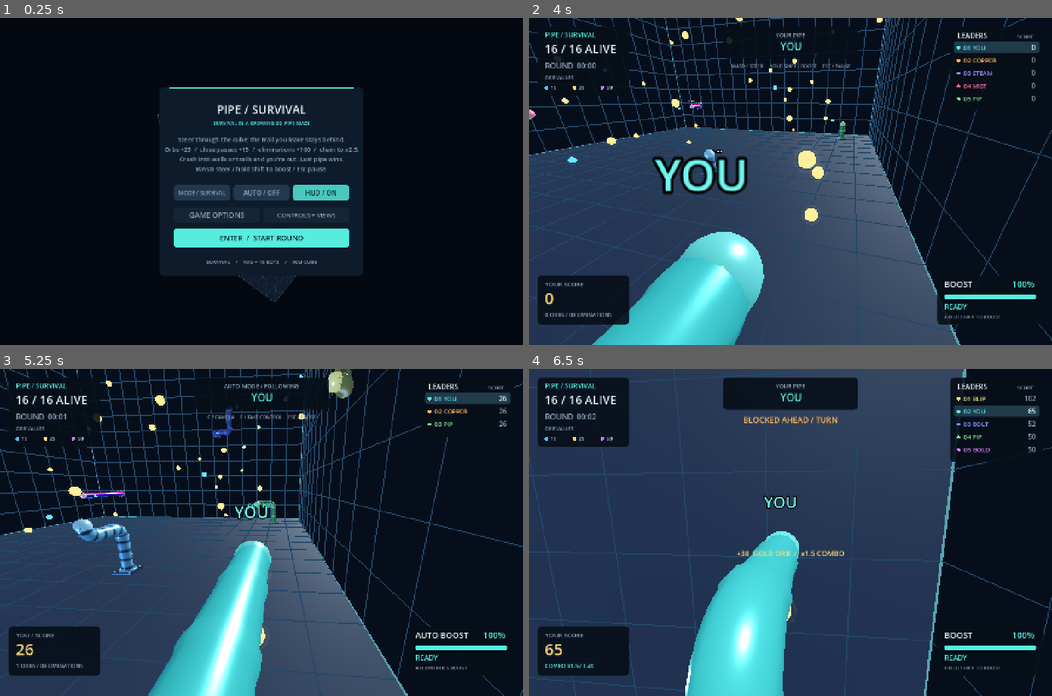
Above: before the commit, frames 1-4 (two rows, left to right).
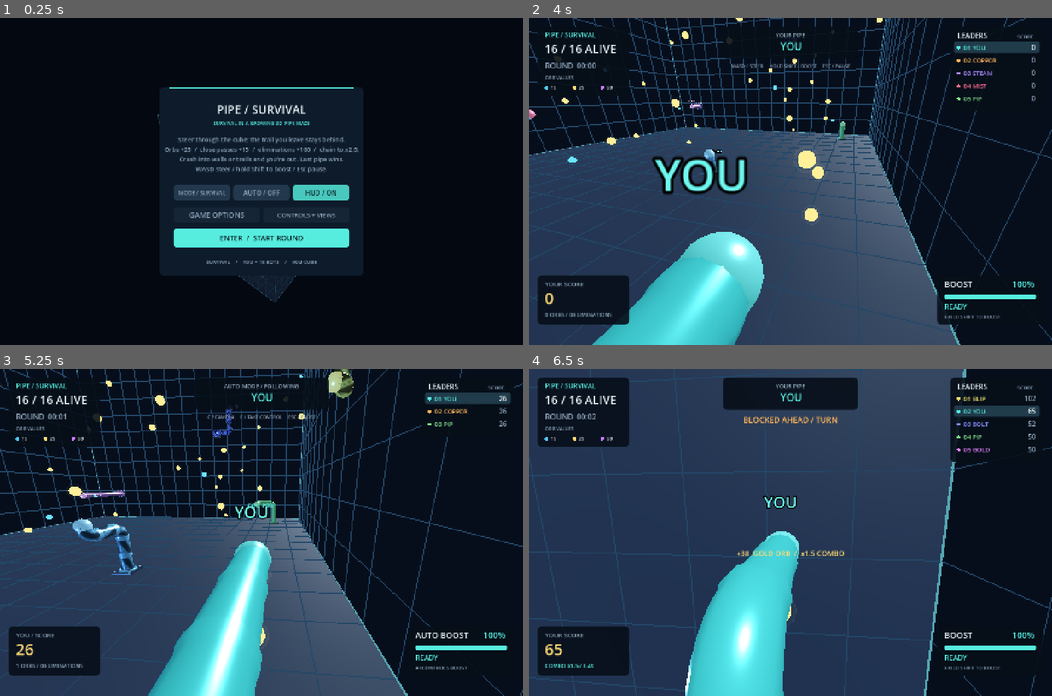
Above: after the commit, the same moments.

Repository: That1guy8691/pipe-survival
Game: Godot game, scene res://main.tscn
Same seed, same stepped clock (60 frames per second), same inputs: the game is played once before the commit and once after it.
Inputs (mouse positions are in pixels of both pictures, inside the frame that each line leads up to):
- Up to frame 1 (0.25 s): no input
- Up to frame 2 (4 s): click "ENTER / START ROUND" at 0.5 s; tap Enter at 1.25 s; move the mouse to (905, 165) at 1.27 s; hold Right 1.28-2 s; tap F at 1.35, 3.05 s; click (905, 165) at 1.42 s; drag from (685, 197) to (764, 246) at 2.02 s; move the mouse to (842, 109) at 2.77 s; hold Right 2.78-3.5 s; tap Shift at 2.85 s; tap Space at 3.5 s; drag from (764, 246) to (633, 132) at 3.52 s
- Up to frame 3 (5.25 s): move the mouse to (418, 581) at 4.27 s; hold Left 4.28-5 s; tap E at 4.35 s; tap F at 4.55 s; drag from (104, 483) to (183, 450) at 5.02 s
- Up to frame 4 (6.5 s): move the mouse to (816, 532) at 5.77 s; hold Down from 5.78 s (still down); tap Keypad Enter at 5.85 s; click (816, 532) at 5.92 s; tap F at 6.05 s

The runs differ from the first frame. In frame 1, less than 0.1% of the frame differs, in the area x 49-51%, y 78-80%; in frame 2, less than 0.1%; in frame 3, 0.7%, in the area x 14-68%, y 0-62%; in frame 4, nothing differs.

Commit message:
feat: vary endless bot respawns

Diff:
--- a/scripts/game.gd
+++ b/scripts/game.gd
@@ -7,7 +7,9 @@
 const CameraRig = preload("res://scripts/camera_rig.gd")
 const Hud = preload("res://scripts/hud.gd")
 const OrbRenderer = preload("res://scripts/orb_renderer.gd")
-const BOT_RESPAWN_DELAY := 2.5
+const AUTO_PLAYER_RESPAWN_DELAY := 2.5
+const BOT_RESPAWN_MIN_DELAY := 4.0
+const BOT_RESPAWN_MAX_DELAY := 12.0
 const RESPAWN_RETRY_DELAY := 0.75
 const TITLE_PREVIEW_STEPS := 60
 const CRASH_VIEW_DURATION := 1.25
@@ -47,6 +49,7 @@
 var fov_message_time := 0.0
 var fov_message := ""
 var respawn_timers: Array[float] = []
+var respawn_rng := RandomNumberGenerator.new()
 var player_respawn_pending := false
 var title_preview_steps_left := 0
 var crash_view_time := 0.0
@@ -56,6 +59,7 @@
 var collision_feedback_label := ""
 
 func _ready() -> void:
+	respawn_rng.randomize()
 	if not DisplayServer.is_touchscreen_available():
 		DisplayServer.window_set_min_size(Vector2i(960, 600))
 	pipes.model = sim
@@ -166,7 +170,7 @@
 	if endless_mode and state in ["playing", "paused"] and not sim.riders[0].alive:
 		if enabled and not player_respawn_pending:
 			player_respawn_pending = true
-			respawn_timers[0] = BOT_RESPAWN_DELAY
+			respawn_timers[0] = AUTO_PLAYER_RESPAWN_DELAY
 		elif not enabled and was_auto:
 			player_respawn_pending = false
 			respawn_timers[0] = -1.0
@@ -232,12 +236,14 @@
 				player_elimination = move
 		if endless_mode and move.died:
 			var dead_id: int = move.id
-			respawn_timers[dead_id] = BOT_RESPAWN_DELAY if dead_id > 0 or auto_mode else -1.0
 			if dead_id == 0:
+				respawn_timers[dead_id] = AUTO_PLAYER_RESPAWN_DELAY if auto_mode else -1.0
 				player_respawn_pending = auto_mode
 				boost_held = false
 				motion.boost_requested = false
 				motion.turn_queue.clear()
+			else:
+				respawn_timers[dead_id] = roll_bot_respawn_delay()
 		pipes.animate_rider(move.id, 1.0)
 	for award: Dictionary in sim.scoring.last_awards:
 		if award.rider_id != 0:
@@ -497,6 +503,9 @@
 	respawn_timers[0] = 0.0
 	advance_endless_respawns(0.0)
 
+func roll_bot_respawn_delay() -> float:
+	return respawn_rng.randf_range(BOT_RESPAWN_MIN_DELAY, BOT_RESPAWN_MAX_DELAY)
+
 func advance_endless_respawns(delta: float) -> void:
 	for i in range(sim.riders.size()):
 		if sim.riders[i].alive:
@@ -515,8 +524,11 @@
 		if i == 0:
 			player_respawn_pending = false
 			watch_id = 0
-		elif not sim.riders[watch_id].alive:
-			watch_id = i
+		else:
+			sim.cycle_bot_identity(i)
+			pipes.reroll_bot_appearance(i)
+			if not sim.riders[watch_id].alive:
+				watch_id = i
 		pipes.restore_rider(i, sim.riders[i])
 		motion.respawn_rider(i)
 		camera.initialized = false
--- a/scripts/pipe_renderer.gd
+++ b/scripts/pipe_renderer.gd
@@ -102,11 +102,12 @@
 		plans.append({})
 		var rider: Dictionary = model.riders[i]
 		var pipe_color: Color = model.rider_color(i)
-		# Pick once per round; respawns reuse each rider's pattern.
+		# Pick once per round; respawns reuse each rider's appearance.
 		var pattern := player_pattern if i == 0 else pattern_rng.randi_range(
 			Appearance.Pattern.SOLID, Appearance.Pattern.CHROME)
 		var finish := player_material if i == 0 else Appearance.Finish.ALLOY
-		var joint_style := player_joint_style if i == 0 else Appearance.JointStyle.COLLARED
+		var joint_style := player_joint_style if i == 0 else pattern_rng.randi_range(
+			Appearance.JointStyle.COLLARED, Appearance.JointStyle.SEAMLESS)
 		for batch: MultiMeshInstance3D in batches[i]:
 			Appearance.apply(batch.material_override, pipe_color, pattern, finish, joint_style)
 		inlet_materials[i].albedo_color = pipe_color
@@ -120,6 +121,20 @@
 		var forward: Vector3i = rider.source_forward
 		inlets[i].transform = Transform3D(Geometry.orientation(forward, forward),
 			model.world(rider.source_cell) - Vector3(forward) * Rules.SPACING * 0.5)
+
+func reroll_bot_appearance(index: int) -> void:
+	if index <= 0 or index >= active_materials.size():
+		return
+	var old_pattern := int(active_materials[index].get_shader_parameter("pattern"))
+	var pattern_offset := pattern_rng.randi_range(0, Appearance.Pattern.size() - 2)
+	var pattern := pattern_offset + 1 if pattern_offset >= old_pattern else pattern_offset
+	var joint_style := pattern_rng.randi_range(
+		Appearance.JointStyle.COLLARED, Appearance.JointStyle.SEAMLESS)
+	var pipe_color: Color = model.rider_color(index)
+	for batch: MultiMeshInstance3D in batches[index]:
+		Appearance.apply(batch.material_override, pipe_color, pattern, Appearance.Finish.ALLOY, joint_style)
+	Appearance.apply(active_materials[index], pipe_color, pattern,
+		Appearance.Finish.ALLOY, joint_style)
 
 func set_overview_style(style: int, focus_id: int) -> void:
 	if style == applied_overview_style and focus_id == applied_focus_id:
@@ -254,6 +269,7 @@
 	inlets[index].visible = true
 	heads[index].position = model.world(rider.cell)
 	markers[index].position = model.world(rider.cell) + Vector3(rider.up) * 1.65
+	markers[index].text = model.rider_name(index)
 	heads[index].visible = true
 	markers[index].visible = true
 
--- a/scripts/simulation.gd
+++ b/scripts/simulation.gd
@@ -99,6 +99,15 @@
 
 func rider_name(index: int) -> String:
 	return str(riders[index].name)
+
+func cycle_bot_identity(index: int) -> bool:
+	if index <= 0 or index >= riders.size():
+		return false
+	var excluded_names: Array[String] = []
+	for other_index in range(riders.size()):
+		excluded_names.append(rider_name(other_index))
+	riders[index].name = _next_bot_name(excluded_names)
+	return true
 
 func _name_is_taken(candidate: String, names: Array[String]) -> bool:
 	for name in names:
--- a/tests/endless_mode_test.gd
+++ b/tests/endless_mode_test.gd
@@ -132,6 +132,15 @@
 	game.automated = true
 	root.add_child(game)
 	await process_frame
+	game.respawn_rng.seed = 9021
+	var first_bot_delay: float = game.roll_bot_respawn_delay()
+	var second_bot_delay: float = game.roll_bot_respawn_delay()
+	check(first_bot_delay >= game.BOT_RESPAWN_MIN_DELAY
+		and first_bot_delay <= game.BOT_RESPAWN_MAX_DELAY
+		and second_bot_delay >= game.BOT_RESPAWN_MIN_DELAY
+		and second_bot_delay <= game.BOT_RESPAWN_MAX_DELAY
+		and not is_equal_approx(first_bot_delay, second_bot_delay),
+		"Bot respawns use varied delays within the configured range")
 	game.bot_count = 1
 	game.arena_width = 40
 	game.player_name = "MATRIX"
@@ -162,6 +171,8 @@
 	sim.occupied[sim.riders[1].cell] = 1
 	sim.occupied[Vector3i(1, 10, 10)] = 1
 	game.pipes.reset(2)
+	var old_bot_name: String = sim.rider_name(1)
+	var old_bot_pattern: int = game.pipes.active_materials[1].get_shader_parameter("pattern")
 	game.motion.reset()
 	game.motion.directions[0] = Vector3i.RIGHT
 	game.motion.directions[1] = Vector3i.LEFT
@@ -169,14 +180,16 @@
 	var bot_movers: Array[int] = [1]
 	var bot_death: Array[Dictionary] = sim.advance(game.motion.directions, bot_movers, 0.0)
 	game.on_completed(bot_death)
-	check(not sim.riders[1].alive and game.respawn_timers[1] == game.BOT_RESPAWN_DELAY,
-		"A dead bot gets a short automatic respawn timer")
+	check(not sim.riders[1].alive
+		and game.respawn_timers[1] >= game.BOT_RESPAWN_MIN_DELAY
+		and game.respawn_timers[1] <= game.BOT_RESPAWN_MAX_DELAY,
+		"A dead bot gets a randomized respawn timer")
 	for x in range(sim.cell_count):
 		for y in range(sim.cell_count):
 			for z in range(sim.cell_count):
 				if x == 0 or y == 0 or z == 0 or x == sim.cell_count - 1 or y == sim.cell_count - 1 or z == sim.cell_count - 1:
 					sim.occupied[Vector3i(x, y, z)] = 0
-	game.advance_endless_respawns(game.BOT_RESPAWN_DELAY)
+	game.advance_endless_respawns(game.respawn_timers[1])
 	check(not sim.riders[1].alive and game.respawn_timers[1] == game.RESPAWN_RETRY_DELAY,
 		"A bot waits and retries when no wall spawn is available")
 	sim.occupied.clear()
@@ -186,6 +199,15 @@
 	check(bot.alive and sim.occupied.get(bot.cell, -1) == 1
 		and sim.is_open(bot.cell + bot.forward) and game.pipes.inlets[1].visible,
 		"The bot returns at a safe spawn with its renderer restored")
+	var new_bot_pattern: int = game.pipes.active_materials[1].get_shader_parameter("pattern")
+	check(sim.rider_name(1) != old_bot_name and game.pipes.markers[1].text == sim.rider_name(1),
+		"A returning bot gets a fresh name in the room")
+	check(new_bot_pattern != old_bot_pattern
+		and new_bot_pattern in range(Renderer.Appearance.Pattern.size()),
+		"A returning bot gets a different supported pipe pattern")
+	for batch in game.pipes.batches[1]:
+		check(batch.material_override.get_shader_parameter("pattern") == new_bot_pattern,
+			"A returning bot uses its new pattern on every pipe segment")
 
 	# Put the player directly against the bot's trail to exercise the quick restart.
 	sim.remove_rider_trail(0)
@@ -264,15 +286,16 @@
 	var movers: Array[int] = [0, 1]
 	game.pipes.begin_step(sim.riders, directions)
 	game.on_completed(sim.advance(directions, movers, 0.0))
+	game.respawn_timers[1] = game.BOT_RESPAWN_MAX_DELAY
 	check(sim.alive_ids().is_empty() and not sim.finished and game.player_respawn_pending
-		and game.respawn_timers[0] == game.BOT_RESPAWN_DELAY,
+		and game.respawn_timers[0] == game.AUTO_PLAYER_RESPAWN_DELAY,
 		"Auto Mode schedules the player's restart even when every rider dies")
 	check(sim.riders[0].score == 0 and sim.riders[1].score == 0
 		and sim.riders[1].orb_count == 0 and sim.riders[1].eliminations == 0,
 		"Both player and bot scores reset on death")
 	game.toggle_pause()
 	game._process(1.0)
-	check(game.respawn_timers[0] == game.BOT_RESPAWN_DELAY and sim.alive_ids().is_empty(),
+	check(game.respawn_timers[0] == game.AUTO_PLAYER_RESPAWN_DELAY and sim.alive_ids().is_empty(),
 		"Pausing freezes automatic respawn timers")
 	game.toggle_pause()
 	game.advance_endless_respawns(1.0)
@@ -284,15 +307,18 @@
 				sim.occupied[Vector3i(side, a, b)] = 1
 				sim.occupied[Vector3i(a, side, b)] = 1
 				sim.occupied[Vector3i(a, b, side)] = 1
-	game.advance_endless_respawns(game.BOT_RESPAWN_DELAY)
+	game.advance_endless_respawns(game.AUTO_PLAYER_RESPAWN_DELAY)
 	check(game.player_respawn_pending and not sim.riders[0].alive
 		and game.respawn_timers[0] == game.RESPAWN_RETRY_DELAY,
 		"Auto Mode keeps retrying the player's restart when every inlet is blocked")
 	sim.occupied.clear()
 	game.advance_endless_respawns(game.RESPAWN_RETRY_DELAY)
-	check(sim.alive_ids().size() == 2 and not game.player_respawn_pending and game.state == "playing"
-		and game.pipes.active[0].visible and game.pipes.active[1].visible,
-		"Both riders resume automatically once safe inlets reopen")
+	check(sim.riders[0].alive and not sim.riders[1].alive and not game.player_respawn_pending
+		and game.state == "playing" and game.pipes.active[0].visible and not game.pipes.active[1].visible,
+		"The player can return while the bot remains away for its longer timer")
+	game.advance_endless_respawns(game.respawn_timers[1])
+	check(sim.riders[1].alive and game.pipes.active[1].visible,
+		"The bot returns after its own respawn timer expires")
 	# Enabling Auto Mode after a manual crash must also recover the player's pipe.
 	game.set_auto_mode(false)
 	sim.riders[0].alive = false
@@ -300,15 +326,15 @@
 	game.pipes.remove_rider(0)
 	game.toggle_pause()
 	game.set_auto_mode(true)
-	check(game.player_respawn_pending and game.respawn_timers[0] == game.BOT_RESPAWN_DELAY,
+	check(game.player_respawn_pending and game.respawn_timers[0] == game.AUTO_PLAYER_RESPAWN_DELAY,
 		"Enabling Auto Mode from the pause menu while dead schedules a restart")
 	game.toggle_pause()
 	game.set_auto_mode(false)
-	game.advance_endless_respawns(game.BOT_RESPAWN_DELAY)
+	game.advance_endless_respawns(game.AUTO_PLAYER_RESPAWN_DELAY)
 	check(not sim.riders[0].alive and not game.player_respawn_pending,
 		"Returning to manual control leaves restart under the player's control")
 	game.set_auto_mode(true)
-	game.advance_endless_respawns(game.BOT_RESPAWN_DELAY)
+	game.advance_endless_respawns(game.AUTO_PLAYER_RESPAWN_DELAY)
 	check(sim.riders[0].alive, "Re-enabling Auto Mode restarts the player's pipe")
 	game.queue_free()
 	await process_frame
--- a/tests/pipe_patterns_test.gd
+++ b/tests/pipe_patterns_test.gd
@@ -162,20 +162,38 @@
 	game.start_round(812)
 	game.state = "playing"
 	var seen := {}
+	var seen_joint_styles := {}
 	for i in range(1, game.sim.riders.size()):
 		var material: ShaderMaterial = game.pipes.active_materials[i]
 		var pattern: int = material.get_shader_parameter("pattern")
+		var joint_style: int = material.get_shader_parameter("joint_style")
+		var bot_name: String = game.sim.rider_name(i)
 		seen[pattern] = true
+		seen_joint_styles[joint_style] = true
+		check(joint_style in range(Appearance.JointStyle.size()),
+			"Bot %d must use a supported random joint style" % i)
 		for batch in game.pipes.batches[i]:
 			check(batch.material_override.get_shader_parameter("pattern") == pattern,
 				"Bot %d must keep its pattern across straight and elbow sections" % i)
+			check(batch.material_override.get_shader_parameter("joint_style") == joint_style,
+				"Bot %d must use its joint style across straight and elbow sections" % i)
 		game.sim.remove_rider_trail(i)
 		game.sim.riders[i].alive = false
 		game.pipes.remove_rider(i)
 		game.respawn_timers[i] = 0.0
 		game.advance_endless_respawns(0.01)
 		check(game.sim.riders[i].alive, "Bot %d must respawn" % i)
-		check(material.get_shader_parameter("pattern") == pattern,
-			"Bot %d must keep its random pattern after respawning" % i)
+		var respawned_pattern: int = material.get_shader_parameter("pattern")
+		var respawned_joint_style: int = material.get_shader_parameter("joint_style")
+		check(game.sim.rider_name(i) != bot_name and game.pipes.markers[i].text == game.sim.rider_name(i),
+			"Bot %d must return under a new name" % i)
+		check(respawned_pattern != pattern and respawned_pattern in range(Appearance.Pattern.size()),
+			"Bot %d must return with a different supported pattern" % i)
+		for batch in game.pipes.batches[i]:
+			check(batch.material_override.get_shader_parameter("pattern") == respawned_pattern
+				and batch.material_override.get_shader_parameter("joint_style") == respawned_joint_style,
+				"Bot %d must apply its new appearance across every pipe section" % i)
 	for pattern in range(Appearance.Pattern.size()):
 		check(seen.has(pattern), "Seeded bot selection must include %s" % Appearance.NAMES[pattern])
+	for joint_style in range(Appearance.JointStyle.size()):
+		check(seen_joint_styles.has(joint_style), "Seeded bot selection must include the %s joint style" % Appearance.JOINT_NAMES[joint_style])
